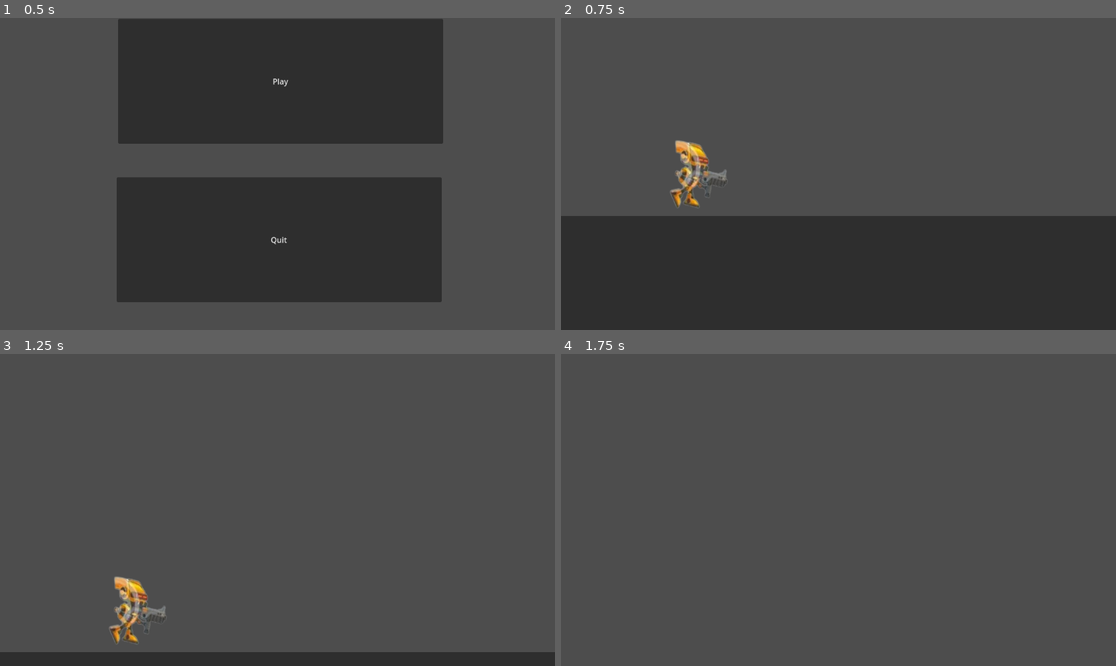
Above: before the commit, frames 1-4 (two rows, left to right).
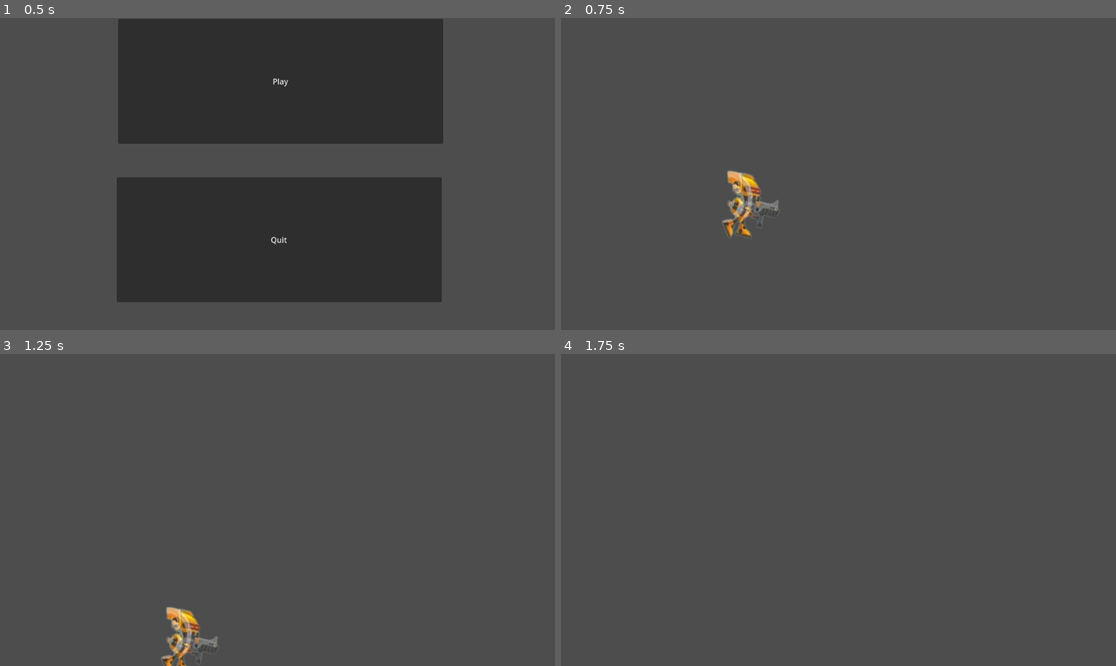
Above: after the commit, the same moments.

Repository: PatelSiddhManojkumar/Cybrog
Game: Godot game, scene res://main.tscn
The game is run twice, just before and just after one commit, with the same random seed, the same clock (stepped at 60 frames per second) and the same inputs.
Inputs:
- Up to frame 1 (0.5 s): no input
- Up to frame 2 (0.75 s): click "Play" at 0.5 s
- Up to frame 3 (1.25 s): no input
- Up to frame 4 (1.75 s): no input

Frame 1 is identical in both runs. In frame 2, 38% of the frame differs, in the area x 0-100%, y 39-100%; in frame 3, 6.1%; in frame 4, nothing differs.

Commit message:
padva walu khasai didhu

Diff:
--- a/Player/Player.tscn
+++ b/Player/Player.tscn
@@ -87,15 +87,6 @@
 "speed": 5.0
 }]
 
-[sub_resource type="RectangleShape2D" id="RectangleShape2D_joyvj"]
-size = Vector2(2074.5, 430)
-
-[sub_resource type="RectangleShape2D" id="RectangleShape2D_glh0d"]
-size = Vector2(419.75, 945.75)
-
-[sub_resource type="RectangleShape2D" id="RectangleShape2D_ef0gs"]
-size = Vector2(419.75, 945.75)
-
 [node name="CharacterBody2D" type="CharacterBody2D"]
 script = SubResource("GDScript_oaqrk")
 
@@ -108,25 +99,3 @@
 scale = Vector2(1.09134, 1.33759)
 sprite_frames = SubResource("SpriteFrames_rcav0")
 animation = &"Hurt"
-
-[node name="StaticBody2D" type="StaticBody2D" parent="."]
-position = Vector2(-2, 374)
-
-[node name="CollisionShape2D" type="CollisionShape2D" parent="StaticBody2D"]
-position = Vector2(652.5, 307)
-shape = SubResource("RectangleShape2D_joyvj")
-
-[node name="CollisionShape2D2" type="CollisionShape2D" parent="StaticBody2D"]
-position = Vector2(-223, -359.25)
-shape = SubResource("RectangleShape2D_glh0d")
-
-[node name="CollisionShape2D3" type="CollisionShape2D" parent="StaticBody2D"]
-position = Vector2(1524, -366)
-shape = SubResource("RectangleShape2D_ef0gs")
-
-[node name="PanelContainer" type="PanelContainer" parent="StaticBody2D/CollisionShape2D3"]
-offset_left = -1886.0
-offset_top = 391.0
-offset_right = 159.0
-offset_bottom = 1137.0
-scale = Vector2(1.04573, 0.663958)
--- a/world.tscn
+++ b/world.tscn
@@ -5,4 +5,4 @@
 [node name="World" type="Node2D"]
 
 [node name="CharacterBody2D" parent="." instance=ExtResource("1_wn01s")]
-position = Vector2(2, -3)
+position = Vector2(110, 60)
Not shown: 1 places in Player/Player.tscn that only renumber resources
